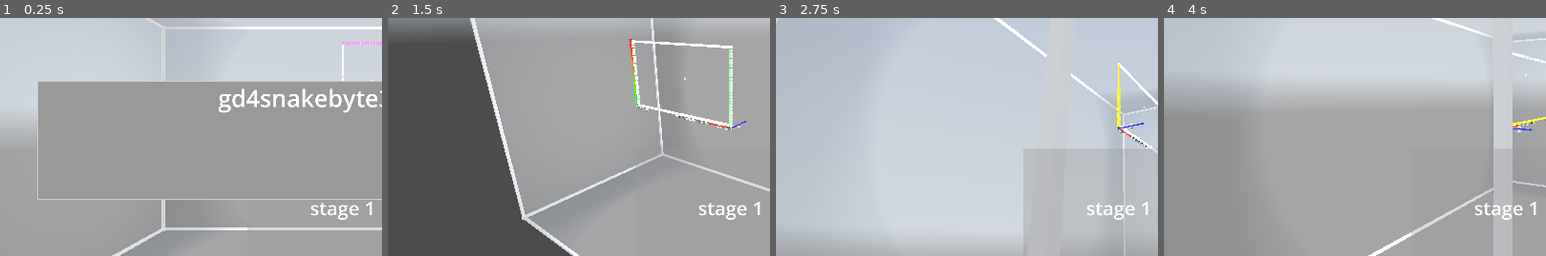
Above: before the commit, frames 1-4 (left to right).
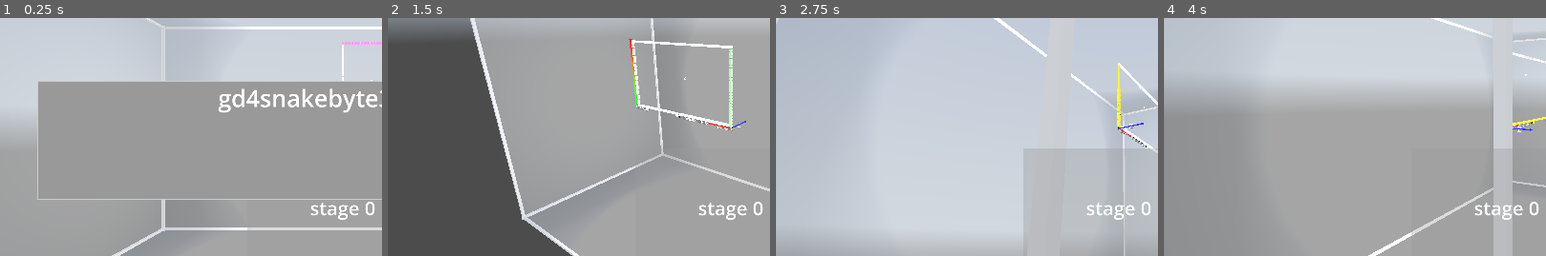
Above: after the commit, the same moments.

Repository: kasworld/gd4snakebyte3d
Game: Godot game, scene res://main.tscn
Two runs of this game, one before a commit and one after it. Both use one fixed random seed, a clock stepped at 60 frames per second and the inputs below. A sky picture missing from this copy of the repository is replaced by a grey-blue gradient.
Inputs (mouse positions are % of the whole screen's width and height, from its top left):
- Up to frame 1 (0.25 s): no input
- Up to frame 2 (1.5 s): tap Enter at 0.5 s; move the mouse to (72, 45) at 0.52 s; hold Right 0.53-1.28 s; tap Q at 0.6 s; click (72, 45) at 0.67 s; tap Space at 0.77 s; move the mouse to (30, 55) at 1.27 s; hold Down from 1.28 s (still down); tap E at 1.35 s
- Up to frame 3 (2.75 s): tap Space at 1.52 s; move the mouse to (60, 28) at 2.02 s; release Down at 2.03 s; hold Right from 2.03 s (still down); tap Enter at 2.1 s
- Up to frame 4 (4 s): move the mouse to (45, 70) at 2.77 s; release Right at 2.78 s; hold Up 2.78-3.53 s; tap Q at 2.85 s; click (45, 70) at 2.92 s; tap Space at 3.02, 3.77 s; move the mouse to (80, 65) at 3.52 s; hold Left from 3.53 s (still down); tap E at 3.6 s
The pictures show only the part of the screen within x 5-55%, y 27-77%; the shares and areas given below are measured in that part.

The runs differ from the first frame. In frame 1, less than 0.1% of the frame differs, in the area x 95-98%, y 77-84%; in frame 2, less than 0.1%, in the area x 87-98%, y 44-84%; in frame 3, less than 0.1%; in frame 4, less than 0.1%.

Commit message:
move wall data to wall

Diff:
--- a/main.gd
+++ b/main.gd
@@ -81,7 +81,7 @@
 		stage.queue_free()
 	stage = preload("res://snake_byte/snake_byte.tscn").instantiate().set_demo_mode(demo_mode)
 	add_child(stage)
-	stage.init(game_info, stage_number+1, SnakeByte.StageSnakeByteWalls[stage_number % SnakeByte.StageSnakeByteWalls.size()])
+	stage.init(game_info, stage_number )
 	stage.connect("stage_cleared", stage_cleared)
 	stage.connect("snake_dead", snake_dead)
 	stage_number +=1
--- a/snake_byte/snake/snake.gd
+++ b/snake_byte/snake/snake.gd
@@ -20,10 +20,10 @@
 	field = f
 	var mesh = ShapeLib.new_mesh_by_type(ShapeLib.Shape.Sphere, 0.4)
 	mesh.material = MultiMeshShape.make_color_material()
-	var pos = SnakeByte.vector2i_to_vector3( Vector2i(SnakeByte.FieldWidth/2,SnakeByte.FieldHeight) )
-	$Body.init_with_color_mesh(mesh, SnakeByte.FieldWidth*SnakeByte.FieldHeight/2, 1.0,  pos)
+	var pos = SnakeByte.vector2i_to_vector3( Vector2i(SBWalls.FieldSize.x/2,SBWalls.FieldSize.y) )
+	$Body.init_with_color_mesh(mesh, SBWalls.FieldSize.x*SBWalls.FieldSize.y/2, 1.0,  pos)
 	dest_body_len = SnakeByte.SnakeLenStart
-	pos2d_list.append(SnakeByte.StartPos)
+	pos2d_list.append(SBWalls.StartPos)
 	is_alive = true
 	cmd_queue = []
 	return self
--- a/snake_byte/snake_byte.gd
+++ b/snake_byte/snake_byte.gd
@@ -1,44 +1,21 @@
 extends Node3D
 class_name SnakeByte
 
-const FieldWidth :int = 48
-const FieldHeight :int = 27
-const FieldSize := Vector2i(FieldWidth,FieldHeight)
+const FieldSize := Vector2i(48,27)
 const FrameTime := 0.2 # second
 const SnakeLenStart := 12
 const SankeLenInc := 12
 const PlumCount := 2
 const AppleCountPerStage := 10
 const AppleIncOnStepOver := 3
-const EatStepOverLimit := FieldWidth + FieldHeight
+const EatStepOverLimit := FieldSize.x + FieldSize.y
 const SnakeLife := 3
 const SnakeLifeIncOnStageClear := 1
 const ScorePerApple := 10
 
 static func vector2i_to_vector3(from :Vector2i) -> Vector3:
-	return Vector3(from.x,FieldHeight - from.y, 0)
-
-const StartPos := Vector2i(FieldWidth/2, FieldHeight-1)
-const GoalPos := Vector2i(FieldWidth/2, 0)
-
-static var BounderySnakeByteWalls = [
-	["hline", 0, FieldWidth-2, 0],
-	["vline", FieldWidth-1, 0, FieldHeight-2],
-	["hline", 1, FieldWidth-1, FieldHeight-1],
-	["vline", 0, 1, FieldHeight-1],
-]
-static var StageSnakeByteWalls = [
-	[],
-	[
-		["hline", FieldWidth/2-5, FieldWidth/2+5, FieldHeight/2],
-	],
-	[
-		["hline", 5, FieldWidth/2-2, FieldHeight/2],
-		["hline", FieldWidth/2+2, FieldWidth-1-5, FieldHeight/2],
-		["vline", FieldWidth/2, 5, FieldHeight/2-2],
-		["vline", FieldWidth/2, FieldHeight/2+2, FieldHeight-1-5],
-	],
-]
+	return Vector3(from.x,FieldSize.y - from.y, 0)
+
 
 static var LightColorList = NamedColors.filter_light_color_list()
 
@@ -53,11 +30,10 @@
 
 var field :PlacedThings
 var plum_list :Array
-var number :int
+var stage_number :int
 var apple_make_count :int
 var apple_eat_count :int
 var apple_end_count :int
-var wall_script :Array
 var snake :Snake
 var snake_step_after_eat :int
 var gauge :MultiMeshShape
@@ -65,27 +41,26 @@
 var demo_mode :bool
 
 func _to_string() -> String:
-	return "SnakeByte%d %s" % [number, game_info]
-
-func init(gameinfo :Dictionary, n :int, w_script :Array) -> SnakeByte:
-	number = n
-	wall_script = w_script
+	return "SnakeByte%d %s" % [stage_number, game_info]
+
+func init(gameinfo :Dictionary, stage_n :int) -> SnakeByte:
+	stage_number = stage_n
 	game_info = gameinfo
 	var vp_size = get_viewport().get_visible_rect().size
 	$StageStartPanel.size = vp_size/4
 	$StageStartPanel.position = vp_size/2 - vp_size/8 + Vector2(0,vp_size.y/6)
 
-	$StageInfo.text = "stage %d" % number
+	$StageInfo.text = "stage %d" % stage_number
 	$StageInfo.position.x = 2
-	$SnakeInfo.position.x = SnakeByte.FieldWidth /3
-	$AppleInfo.position.x = SnakeByte.FieldWidth - 3
+	$SnakeInfo.position.x = SnakeByte.FieldSize.x /3
+	$AppleInfo.position.x = SnakeByte.FieldSize.x - 3
 	update_apple_info()
 	update_snake_info()
 	$FrameTimer.wait_time = SnakeByte.FrameTime
 	apple_end_count = SnakeByte.AppleCountPerStage
 	gauge = preload("res://multi_mesh_shape/multi_mesh_shape.tscn").instantiate(
-		).init_bar_gauge_y(SnakeByte.EatStepOverLimit, Vector3(1, SnakeByte.FieldHeight, 1), Color.GREEN, Color.RED)
-	gauge.position = SnakeByte.vector2i_to_vector3(Vector2i(SnakeByte.FieldWidth,SnakeByte.FieldHeight-1))
+		).init_bar_gauge_y(SnakeByte.EatStepOverLimit, Vector3(1, SnakeByte.FieldSize.y, 1), Color.GREEN, Color.RED)
+	gauge.position = SnakeByte.vector2i_to_vector3(Vector2i(SnakeByte.FieldSize.x,SnakeByte.FieldSize.y-1))
 	add_child(gauge)
 	new_snake()
 	return self
@@ -96,7 +71,7 @@
 
 func show_start_panel() -> void:
 	$FrameTimer.stop()
-	$StageStartPanel/Label.text = "stage %d" % [ number ]
+	$StageStartPanel/Label.text = "stage %d" % [ stage_number ]
 	$StageStartPanel.visible =  true
 	$HidePanelTimer.start(1)
 
@@ -118,8 +93,8 @@
 	snake_step_after_eat = 0
 	apple_make_count = apple_eat_count
 	field = PlacedThings.new(SnakeByte.FieldSize)
-	$Walls.init(field, wall_script)
-	field.set_at( SnakeByte.StartPos, Start.new())
+	$Walls.init(stage_number, field )
+	field.set_at( SBWalls.StartPos, Start.new())
 	for i in SnakeByte.PlumCount:
 		add_plum(i)
 	if all_apple_eaten():
@@ -229,7 +204,7 @@
 		return
 	var diff_vt :Vector2i
 	if all_apple_eaten():
-		diff_vt = sign(SnakeByte.GoalPos - snake_head_pos2i())
+		diff_vt = sign(SBWalls.GoalPos - snake_head_pos2i())
 	else:
 		diff_vt = sign(get_next_apple_pos2i() - snake_head_pos2i())
 	var snake_mvvt = Dir8Lib.Dir2Vt[snake.move_dir]
--- a/snake_byte/walls/walls.gd
+++ b/snake_byte/walls/walls.gd
@@ -1,5 +1,27 @@
 extends Node3D
 class_name SBWalls
+
+static var FieldSize := Vector2i(48,27)
+static var StartPos := Vector2i(FieldSize.x/2, FieldSize.y-1)
+static var GoalPos := Vector2i(FieldSize.x/2, 0)
+static var BounderyWalls = [
+	["hline", 0, FieldSize.x-2, 0],
+	["vline", FieldSize.x-1, 0, FieldSize.y-2],
+	["hline", 1, FieldSize.x-1, FieldSize.y-1],
+	["vline", 0, 1, FieldSize.y-1],
+]
+static var StageWalls = [
+	[],
+	[
+		["hline", FieldSize.x/2-5, FieldSize.x/2+5, FieldSize.y/2],
+	],
+	[
+		["hline", 5, FieldSize.x/2-2, FieldSize.y/2],
+		["hline", FieldSize.x/2+2, FieldSize.x-1-5, FieldSize.y/2],
+		["vline", FieldSize.x/2, 5, FieldSize.y/2-2],
+		["vline", FieldSize.x/2, FieldSize.y/2+2, FieldSize.y-1-5],
+	],
+]
 
 var field :PlacedThings
 var wall_list :Array
@@ -7,15 +29,16 @@
 var goalwall_index :int
 var animate_inst :Dictionary
 
-func init(f :PlacedThings, add_SnakeByteWalls :Array) -> void:
+func init(stage_number :int, f :PlacedThings) -> void:
 	field = f
 	wall_list = []
 	var mesh = ShapeLib.new_mesh_by_type(ShapeLib.Shape.Box, 0.4)
 	mesh.material = MultiMeshShape.make_color_material()
 	$MultiMeshShape.multimesh.instance_count = 0
-	$MultiMeshShape.init_with_color_mesh(mesh, SnakeByte.FieldWidth*SnakeByte.FieldHeight/2)
-	exec_script(SnakeByte.BounderySnakeByteWalls)
-	exec_script(add_SnakeByteWalls)
+	$MultiMeshShape.init_with_color_mesh(mesh, SnakeByte.FieldSize.x*SnakeByte.FieldSize.y/2)
+	exec_script(BounderyWalls)
+	var wall_script = StageWalls[stage_number % StageWalls.size()]
+	exec_script(wall_script)
 	field2wall()
 	# stop old animation
 	animate_inst = {
@@ -31,9 +54,9 @@
 	for l in wall_list:
 		var co = SnakeByte.LightColorList.pick_random()
 		for pos in l:
-			if pos == SnakeByte.GoalPos:
+			if pos == GoalPos:
 				goalwall_index = wall_count
-			if pos == SnakeByte.StartPos:
+			if pos == StartPos:
 				startwall_index = wall_count
 				pos = pos + Dir8Lib.Dir2Vt[Dir8Lib.Dir.SouthEast]
 			else:
@@ -45,10 +68,10 @@
 	$MultiMeshShape.set_visible_count(wall_count)
 
 func close_startpos() -> void:
-	var pos = SnakeByte.StartPos
+	var pos = StartPos
 	field.set_at(pos, self)
-	var pos1 = SnakeByte.vector2i_to_vector3(SnakeByte.StartPos+Dir8Lib.Dir2Vt[Dir8Lib.Dir.SouthEast])
-	var pos2 = SnakeByte.vector2i_to_vector3(SnakeByte.StartPos)
+	var pos1 = SnakeByte.vector2i_to_vector3(StartPos+Dir8Lib.Dir2Vt[Dir8Lib.Dir.SouthEast])
+	var pos2 = SnakeByte.vector2i_to_vector3(StartPos)
 	animate_inst = {
 		"start_time" : Time.get_unix_time_from_system(),
 		"inst_index" : startwall_index,
@@ -58,11 +81,11 @@
 	}
 
 func open_goalpos() -> void:
-	var pos = SnakeByte.GoalPos
+	var pos = GoalPos
 	var old = field.set_at( pos, SnakeByte.Goal.new())
 	assert(old == self, "invalid goal pos not wall %s %s" % [pos,old])
-	var pos1 = SnakeByte.vector2i_to_vector3(SnakeByte.GoalPos)
-	var pos2 = SnakeByte.vector2i_to_vector3(SnakeByte.GoalPos+Dir8Lib.Dir2Vt[Dir8Lib.Dir.NorthWest])
+	var pos1 = SnakeByte.vector2i_to_vector3(GoalPos)
+	var pos2 = SnakeByte.vector2i_to_vector3(GoalPos+Dir8Lib.Dir2Vt[Dir8Lib.Dir.NorthWest])
 	animate_inst = {
 		"start_time" : Time.get_unix_time_from_system(),
 		"inst_index" : goalwall_index,
